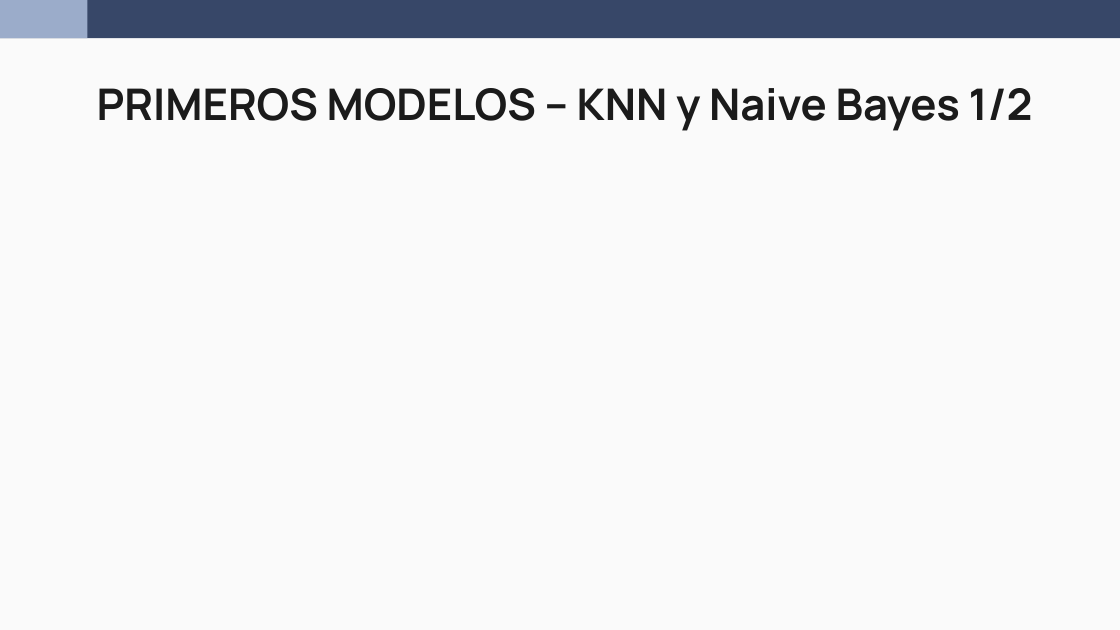
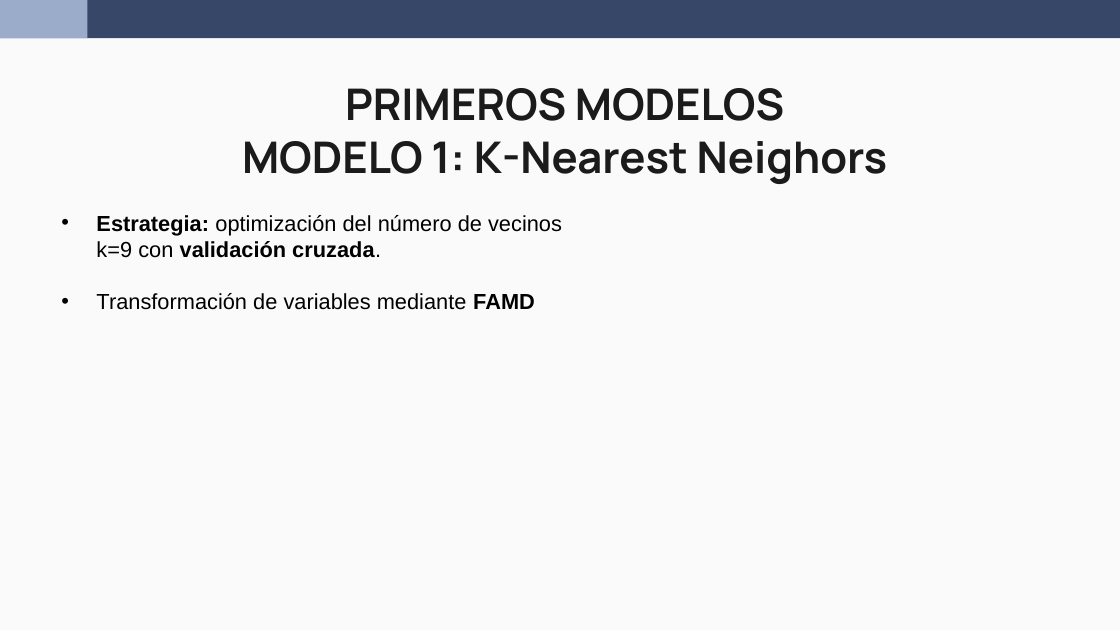
Before and after one commit to wen2111/Mineria, a slide deck: slide 14 of Entrega_1/00 - REPORTE/REPORTE.pptx. Drawn at 1120x630 pixels with LibreOffice and Linux fonts; fonts in the diff are those of the drawing. Boxes give left, top, right and bottom in pixels: in the first picture for what was removed or moved away, otherwise in the second. Text is boxed around its words. In the diff, an @@ line names an element or a change of style, - is before the commit and + after.

Commit message:
modificacion diapos modelos

```diff
--- a/Entrega_1/00 - REPORTE/REPORTE.pptx
+++ b/Entrega_1/00 - REPORTE/REPORTE.pptx
@@ title at box(242, 88, 888, 184): text changed @@
-PRIMEROS MODELOS – KNN y Naive Bayes 1/2
+PRIMEROS MODELOS
+MODELO 1: K-Nearest Neighors
@@ text added at box(96, 215, 562, 310), 14 pt, text #000000 @@
+• Estrategia: optimización del número de vecinos k=9 con validación cruzada.
+• Transformación de variables mediante FAMD
```
Also in this commit, not shown: 1 other slide changed, 5 other files.
